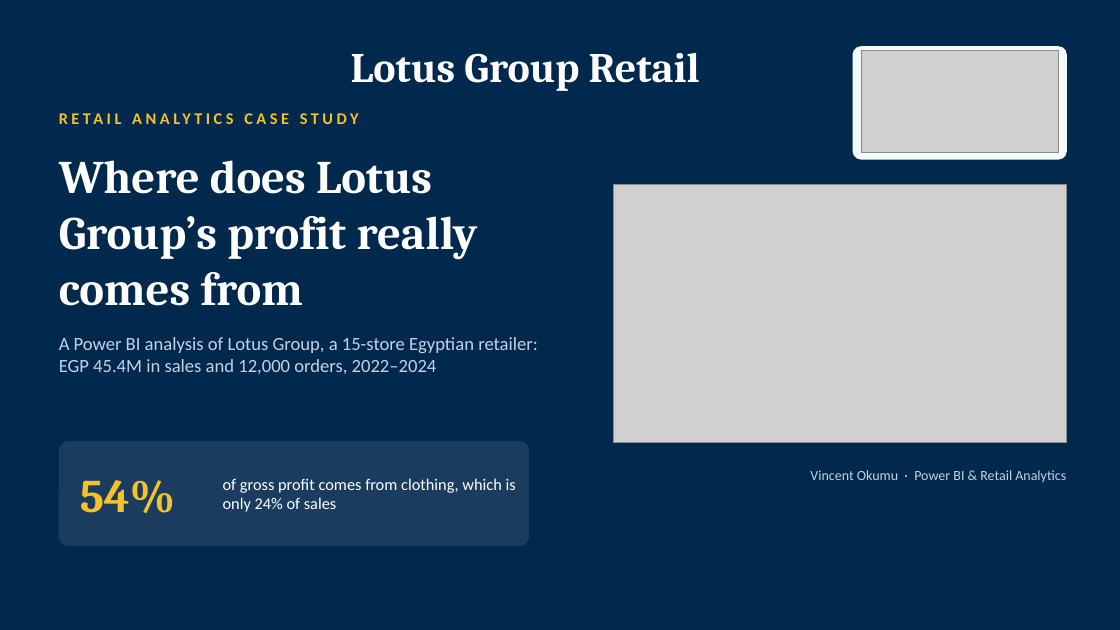
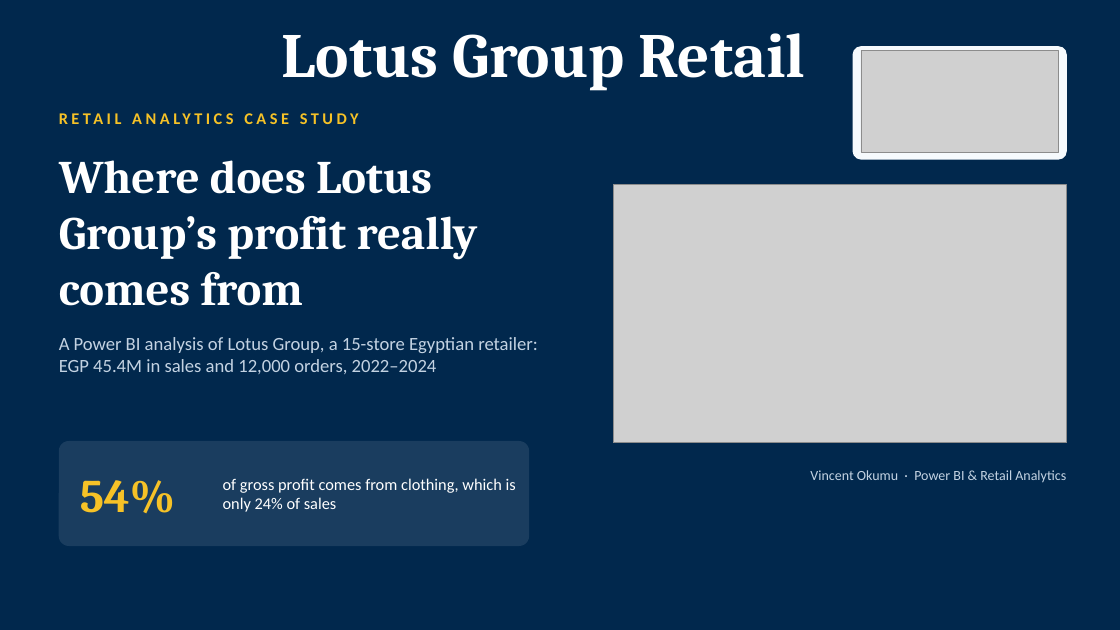
Before and after one commit to Vin-Okumu/lotus-group-retail-analytics, a slide deck: slide 1 of 06_analysis/Lotus_Group_Retail_Analytics.pptx. Drawn at 1120x630 pixels with LibreOffice and Linux fonts; fonts in the diff are those of the drawing; grey boxes stand for pictures. Boxes give left, top, right and bottom in pixels: in the first picture for what was removed or moved away, otherwise in the second. Text is boxed around its words. In the diff, an @@ line names an element or a change of style, - is before the commit and + after.

```diff
--- a/06_analysis/Lotus_Group_Retail_Analytics.pptx
+++ b/06_analysis/Lotus_Group_Retail_Analytics.pptx
@@ title "Lotus Group Retail": place and size @@
-title "Lotus Group Retail" at box(351, 53, 700, 91)
+title "Lotus Group Retail" at box(282, 33, 806, 91)
@@ title "Lotus Group Retail" at box(282, 33, 806, 91): size 36 to 54 pt @@
```
Also in this commit, not shown: 1 other file.
